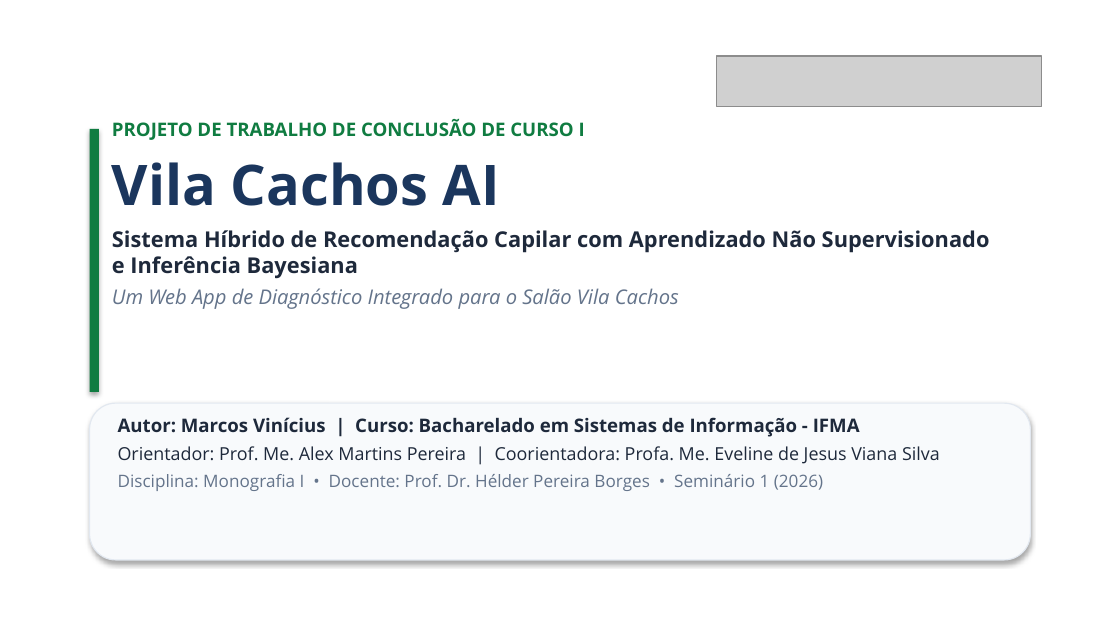
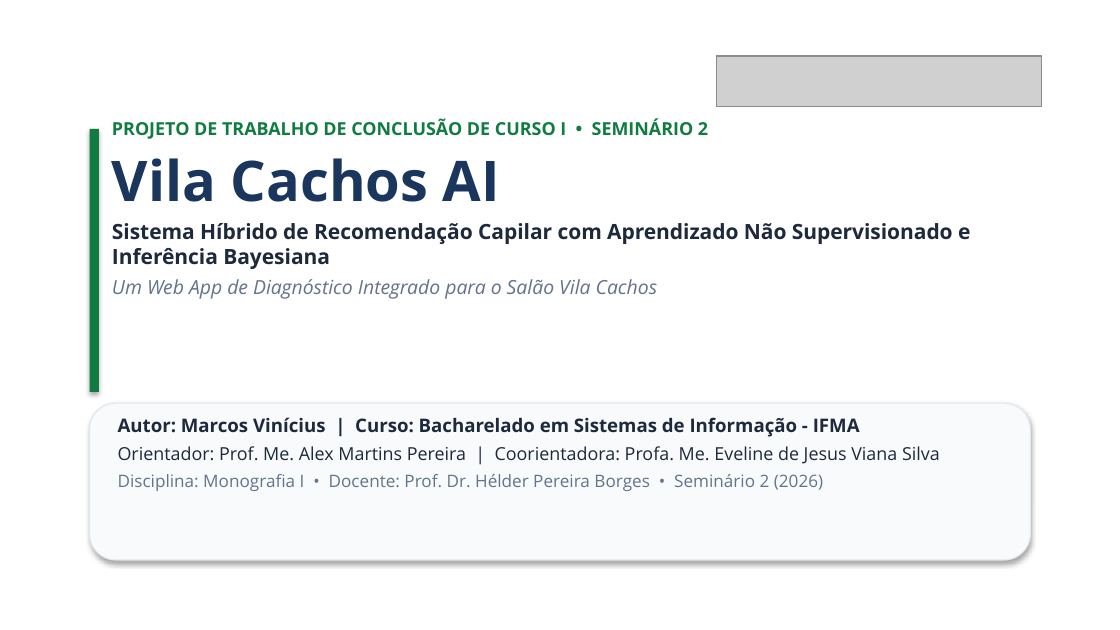
Before and after one commit to PequenOgro/vila-cachos-ai, a slide deck: slide 1 of faculdade_ifma/tcc_1_monografia/seminario_apresentacao/template slides TCC.pptx. Drawn at 1120x630 pixels with LibreOffice and Linux fonts; fonts in the diff are those of the drawing; grey boxes stand for pictures. Boxes give left, top, right and bottom in pixels: in the first picture for what was removed or moved away, otherwise in the second. Text is boxed around its words. In the diff, an @@ line names an element or a change of style, - is before the commit and + after.

Commit message:
docs(ifma): conclui entregaveis do Seminario 2 (Monografia ABNT com Fichamento de 7 obras, Slides 10min e Roteiro de Pitch)

```diff
--- a/faculdade_ifma/tcc_1_monografia/seminario_apresentacao/template slides TCC.pptx
+++ b/faculdade_ifma/tcc_1_monografia/seminario_apresentacao/template slides TCC.pptx
@@ text at (112,118,708,139): text changed; size 12 to 11.5 pt @@
-PROJETO DE TRABALHO DE CONCLUSÃO DE CURSO I
+PROJETO DE TRABALHO DE CONCLUSÃO DE CURSO I • SEMINÁRIO 2
@@ text at (112,158,970,299): size 14 to 13.5 pt in "Sistema Híbrido de Recomendação Capilar com Aprendizado ..."; size 13 to 12.5 pt in "Um Web App de Diagnóstico Integrado para ..."; less space between paragraphs @@
@@ text at (118,474,823,491): text changed @@
-Disciplina: Monografia I • Docente: Prof. Dr. Hélder Pereira Borges • Seminário 1 (2026)
+Disciplina: Monografia I • Docente: Prof. Dr. Hélder Pereira Borges • Seminário 2 (2026)
```
Also in this commit, not shown: 2 other slides changed, 6 slides added, 6 slides removed, 10 other files.
